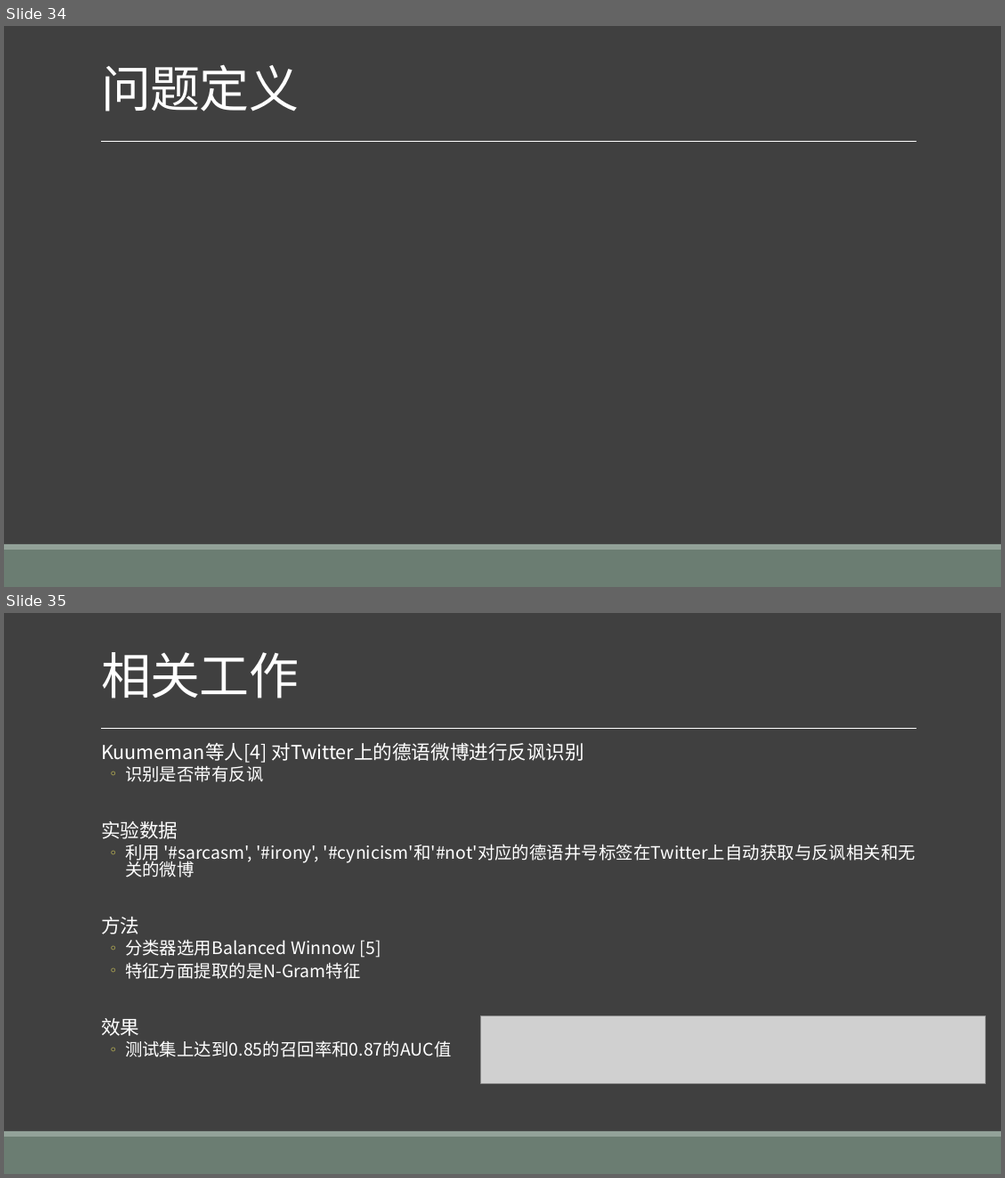
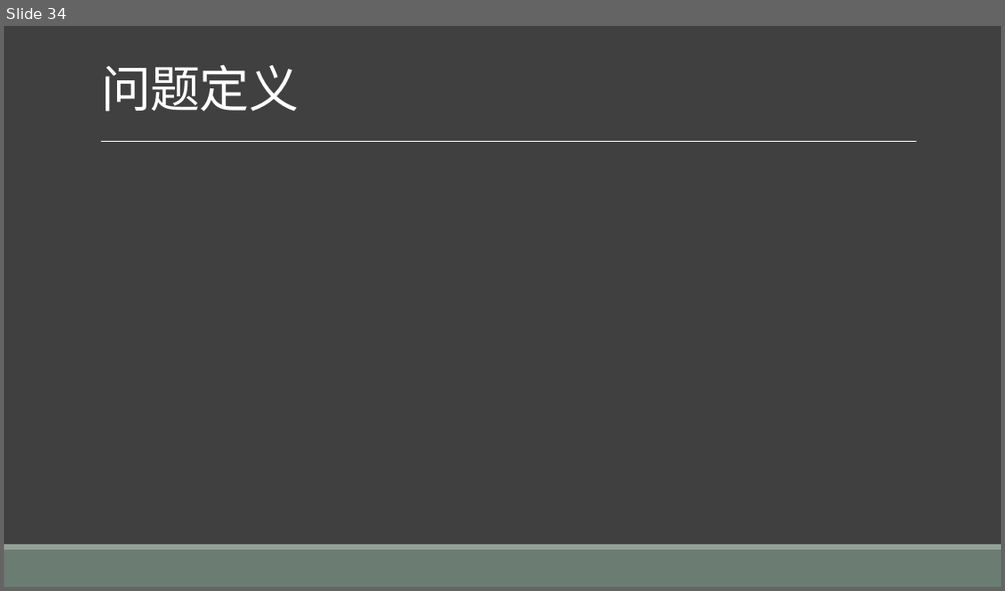
Before and after one commit to liangxh/grad2019, a slide deck: 计研163_梁锡豪_2016211014.pptx. Shown one above the other, each under a label of ours: slides 34 and 35 before the commit, slide 34 after it. The pictures are 1005x1178 and 1005x591 pixels, drawn with LibreOffice and Linux fonts; fonts in the diff are those of the drawing; grey boxes stand for pictures. Boxes give left, top, right and bottom in pixels: in the first picture for what was removed or moved away, otherwise in the second. Text is boxed around its words. In the diff, an @@ line names an element or a change of style, - is before the commit and + after.

```diff
--- a/计研163_梁锡豪_2016211014.pptx
+++ b/计研163_梁锡豪_2016211014.pptx
@@ slide 35 removed at (x1=4, y1=613, x2=1001, y2=1174), background #404040; not listed: 3 template elements that a slide beside it also shows @@
@@ title removed at (x1=101, y1=652, x2=299, y2=698) @@
-相关工作
@@ text removed at (x1=101, y1=743, x2=916, y2=1057) @@
-  Kuumeman等人[4] 对Twitter上的德语微博进行反讽识别
-  ◦ 识别是否带有反讽
-  实验数据
-  ◦ 利用 '#sarcasm', '#irony', '#cynicism'和'#not'对应的德语井号标签在Twitter上自动获取与反讽相关和无关的微博
-  方法
-  ◦ 分类器选用Balanced Winnow [5]
-  ◦ 特征方面提取的是N-Gram特征
-  效果
-  ◦ 测试集上达到0.85的召回率和0.87的AUC值
@@ picture removed at (x1=481, y1=1016, x2=985, y2=1083) @@
```
Also in this commit, not shown: 3 slides changed, 1 other slide removed, 6 other files.
